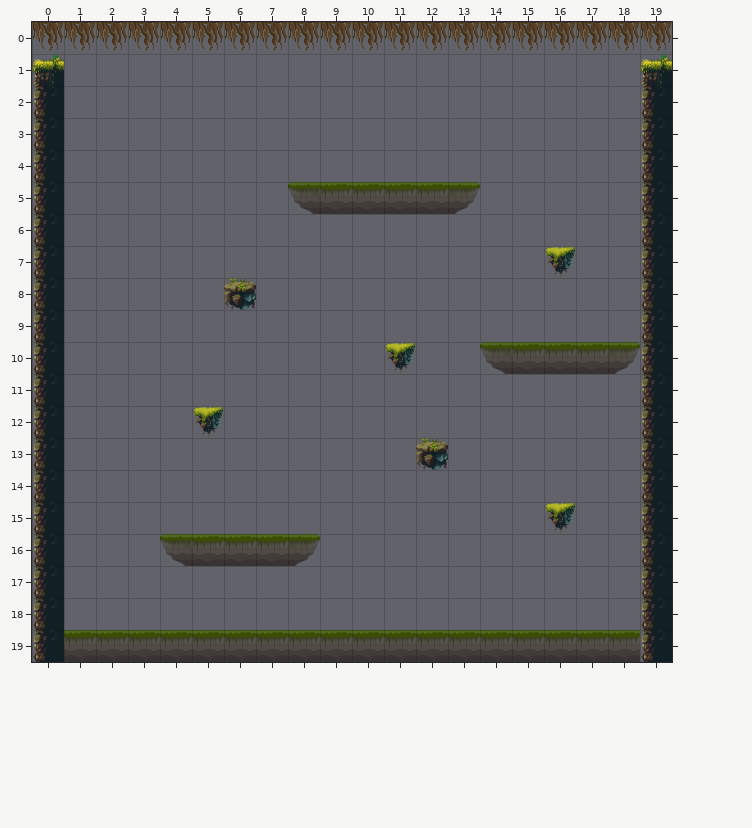
Two states of a Tiled map, assets/tilemaps/joust-alpha-1.tmx. Above is the file before it was changed.
Cells are 64x64 px. Shown: x 0..19, y 0..19.
Now the later version:
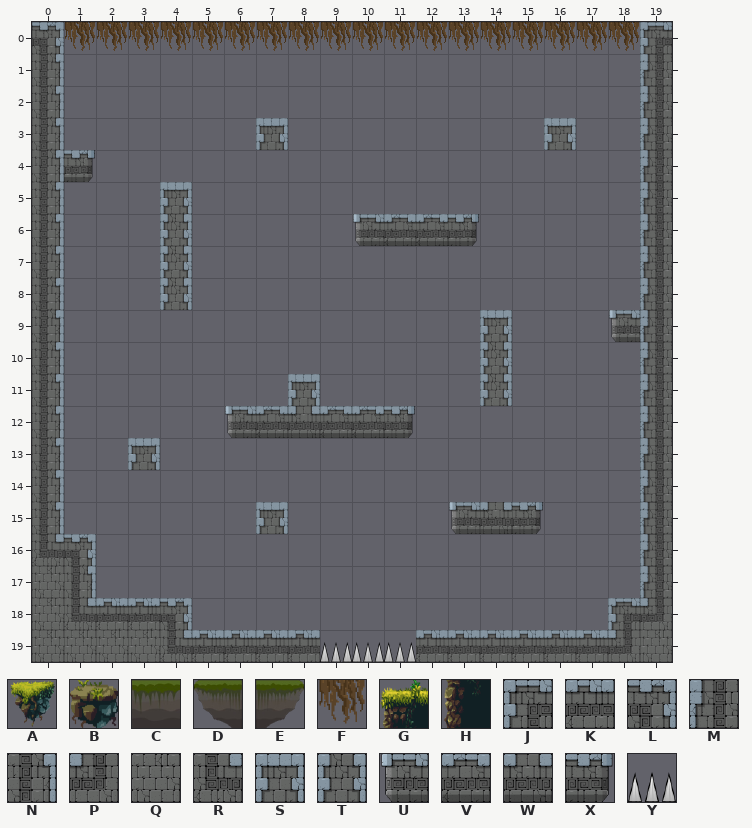
Key: from "skin1-tileset": A 0, B 1, C 3, D 4, E 5, F 6, G 7, H 14, J 65, K 66, L 67, M 81, N 83, P 97, Q 98, R 99, S 113, T 131, U 160, V 161, W 162, X 165, Y 180.
_ is an empty cell.
Difference:
Layer "barriers":
Tile F becomes tile J in row 0 at x 19.
The author put tile J in row 18 at x 18.
Tile C becomes tile K in row 19 at x 5 to 8 and 12 to 17.
The author put tile K in row 18 at x 2 to 3.
Tile F becomes tile L in row 0 at x 0.
The author put tile L in row 16 at x 1; in row 18 at x 4.
Tile G becomes tile M in row 1 at x 19.
Tile H becomes tile M in rows 2 to 17 at x 19.
Tile G becomes tile N in row 1 at x 0.
Tile H becomes tile N in rows 2 to 15 at x 0.
The author put tile N in row 17 at x 1.
Tile C becomes tile P in row 19 at x 18.
Tile H becomes tile P in row 18 at x 19.
Tile C becomes tile Q in row 19 at x 1 to 3.
Tile H becomes tile Q in rows 17 to 18 at x 0; in row 19 at x 0 and 19.
Tile C becomes tile R in row 19 at x 4.
Tile H becomes tile R in row 16 at x 0.
The author put tile R in row 18 at x 1.
The author put tile S in row 3 at x 7 and 16; in row 5 at x 4; in row 9 at x 14; in row 11 at x 8; in row 13 at x 3; in row 15 at x 7.
Tile D becomes tile T in row 10 at x 14.
The author put tile T in rows 6 to 8 at x 4; in row 11 at x 14.
The author put tile U in row 6 at x 10; in row 9 at x 18; in row 12 at x 6; in row 15 at x 13.
The author put tile V in row 6 at x 11 to 12; in row 12 at x 7 and 9 to 10.
The author put tile W in row 12 at x 8; in row 15 at x 14.
The author put tile X in row 4 at x 1; in row 6 at x 13; in row 12 at x 11; in row 15 at x 15.
Tile C becomes tile Y in row 19 at x 9 to 11.
The author cleared tile A in row 7 at x 16; in row 10 at x 11; in row 12 at x 5; in row 15 at x 16.
The author cleared tile B in row 8 at x 6; in row 13 at x 12.
The author cleared tile C in row 5 at x 9 to 12; in row 10 at x 15 to 17; in row 16 at x 5 to 7.
The author cleared tile D in row 5 at x 8; in row 16 at x 4.
The author cleared tile E in row 5 at x 13; in row 10 at x 18; in row 16 at x 8.
